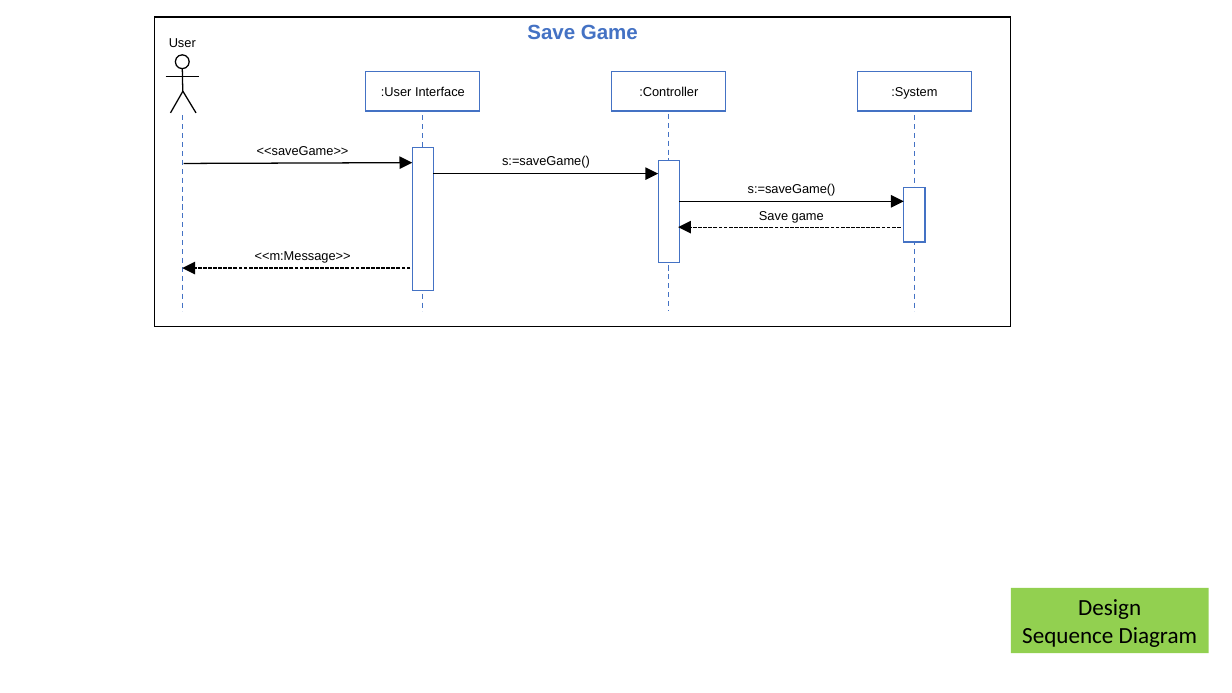
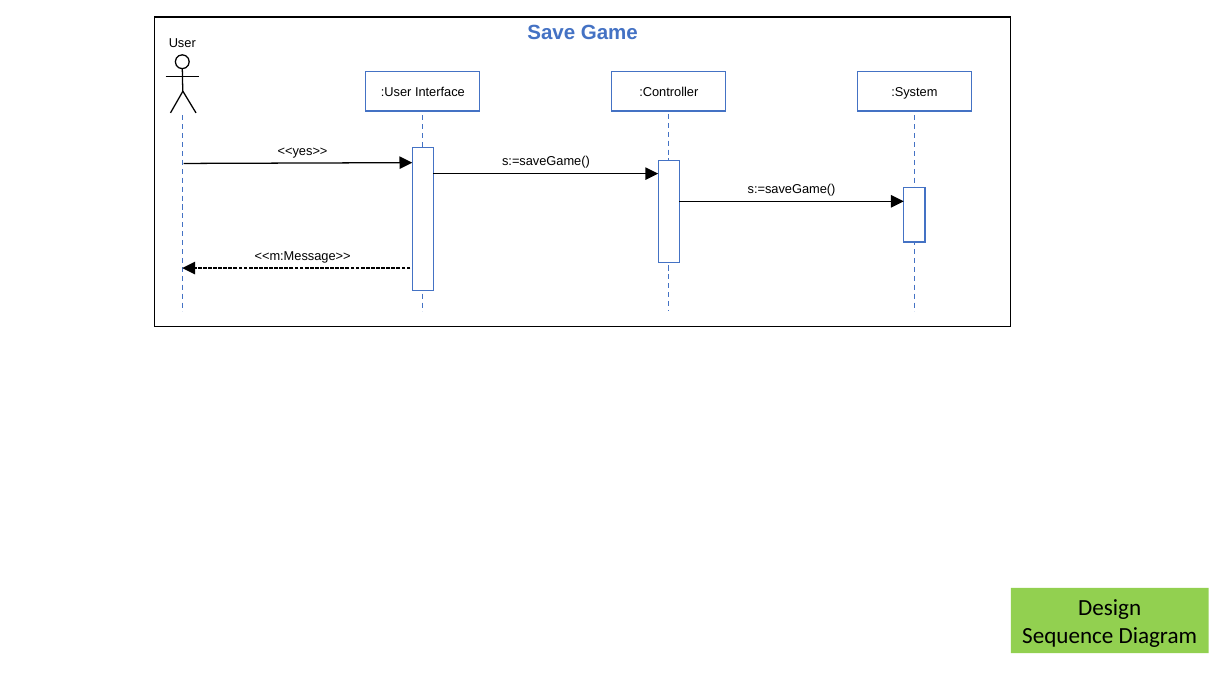
Before and after one commit to Eezby/Project-Burger, a slide deck: slide 9 of Documents/Deliverable drafts_&_templates/Deliverable 2/Sequence Diagram Source Graphics.pptx. Drawn at 1232x693 pixels with LibreOffice and Linux fonts; fonts in the diff are those of the drawing. Boxes give left, top, right and bottom in pixels: in the first picture for what was removed or moved away, otherwise in the second. Text is boxed around its words. In the diff, an @@ line names an element or a change of style, - is before the commit and + after.

```diff
--- a/Documents/Deliverable drafts_&_templates/Deliverable 2/Sequence Diagram Source Graphics.pptx
+++ b/Documents/Deliverable drafts_&_templates/Deliverable 2/Sequence Diagram Source Graphics.pptx
@@ text at [278, 147, 328, 158]: text changed @@
-<<saveGame>>
+<<yes>>
@@ arrow removed from (901, 227) to (678, 227) @@
@@ text removed at [759, 211, 824, 223] @@
-Save game
```
Also in this commit, not shown: 7 other slides changed, 2 other files.
